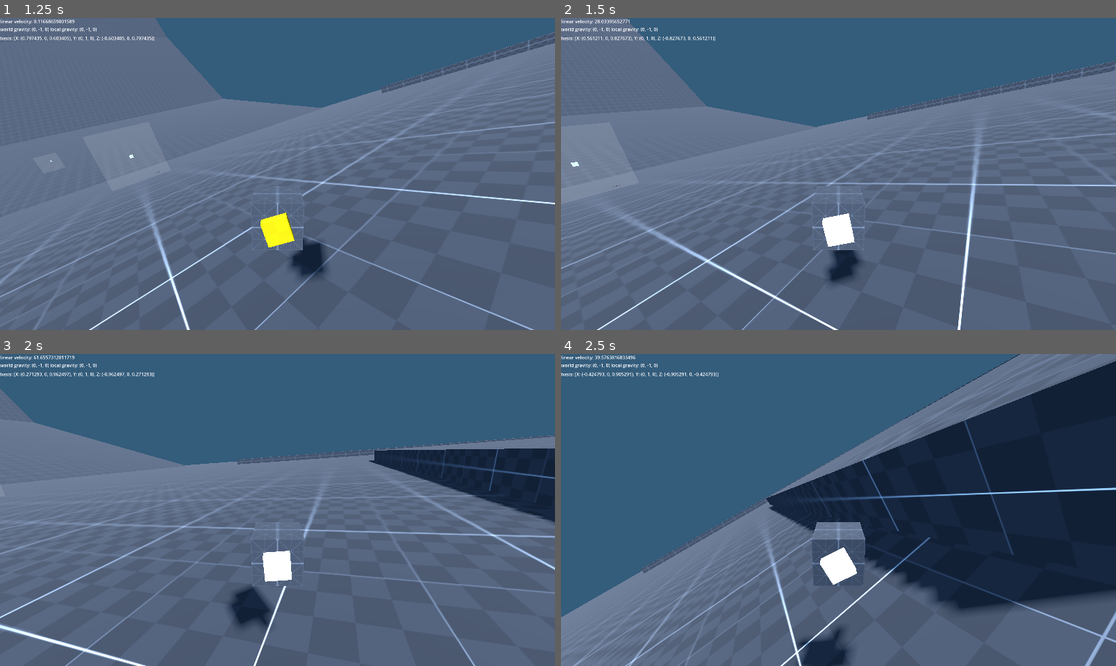
Above: before the commit, frames 1-4 (two rows, left to right).
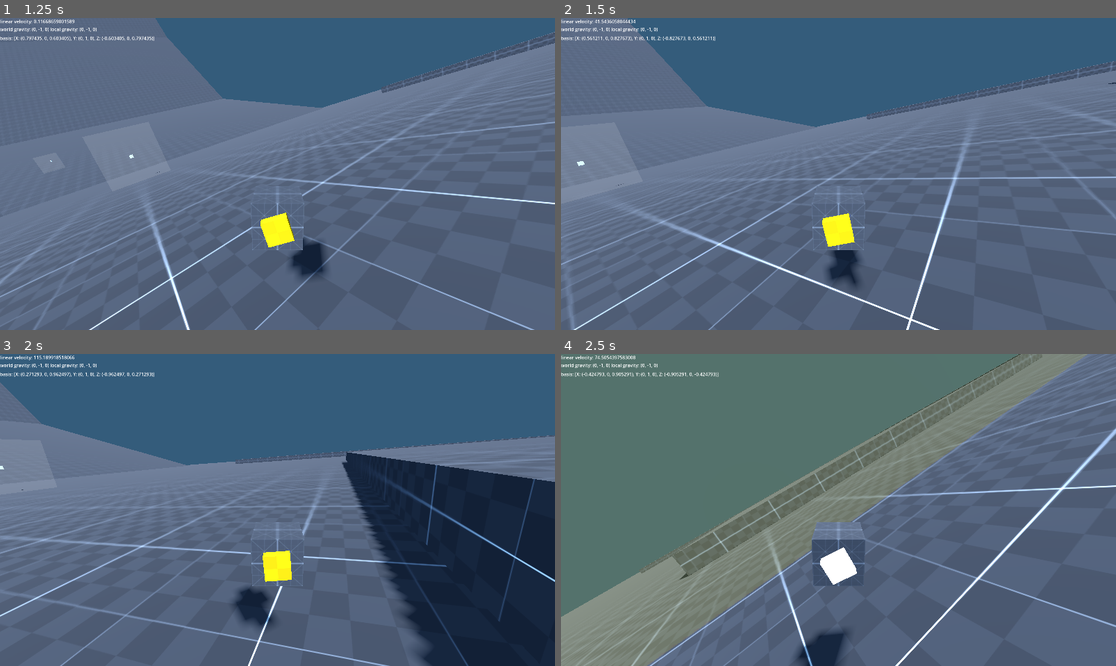
Above: after the commit, the same moments.

Repository: CactusHertz/car-test
Game: Godot game, scene res://level.tscn
Same seed, same stepped clock (60 frames per second), same inputs: the game is played once before the commit and once after it.
Inputs:
- Up to frame 1 (1.25 s): hold D (move_right) from 0.53 s (still down); hold Space (boost) from 0.53 s (still down)
- Up to frame 2 (1.5 s): release D (move_right) at 1.28 s; release Space (boost) at 1.28 s; hold S (move_back) from 1.28 s (still down); tap Space (boost) at 1.35 s
- Up to frame 3 (2 s): keep holding S (move_back)
- Up to frame 4 (2.5 s): release S (move_back) at 2.03 s; hold D (move_right) from 2.03 s (still down); hold Shift (drift) from 2.03 s (still down); tap Space (boost) at 2.3 s

Frame 1 is identical in both runs. In frame 2, 5.6% of the frame differs, in the area x 0-100%, y 0-100%; in frame 3, 23%; in frame 4, 77%.

Commit message:
Add boost zones

Diff:
--- /dev/null
+++ b/BoostZone.gd
@@ -0,0 +1,12 @@
+extends Area3D
+
+
+func _on_body_entered(body):
+	if body.is_in_group("car"):
+		print("in_boost")
+		body.start_boost()
+
+
+func _on_body_exited(body):
+	if body.is_in_group("car"):
+		body.end_boost()
--- a/Car_rb.gd
+++ b/Car_rb.gd
@@ -45,15 +45,19 @@
 	linear_velocity = Vector3.ZERO
 	angular_velocity = Vector3.ZERO
 
+func _process(delta):
+	if Input.is_action_just_pressed("ui_cancel"):
+		get_tree().quit()
+
 # state.step = delta
 func _integrate_forces(state) -> void:
 
 	if Input.is_action_pressed("boost"):
-		max_speed = boost_speed
-		state_indicator.material_override.albedo_color = Color.ORANGE
+		start_boost()
 	else:
-		max_speed = speed
-		state_indicator.material_override.albedo_color = Color.WHITE
+		pass
+		#end_boost()
+
 
 	if position.y < max_depth or Input.is_action_just_pressed("respawn"):
 		respawn()
@@ -78,8 +82,6 @@
 
 
 func get_model_oriented_input(input_vector) -> Vector3:
-
-	var raw_input = input_vector.x
 	if Input.is_action_pressed("drift"):
 		max_steering_factor = drift_steering_factor
 		steering_tilt = drift_steering_factor * 2
@@ -88,7 +90,7 @@
 		steering_tilt = steering_factor * 2
 
 	var input := Vector3.ZERO
-	input.x = raw_input * max_steering_factor
+	input.x = input_vector.x * max_steering_factor
 	input.z = 1.0
 
 	return input.normalized()
@@ -119,3 +121,12 @@
 	mph_lable.text = "linear velocity: " + str(linear_velocity.length())
 	gravity_lable.text = "world gravity: " + str(world_gravity) + " local gravity: " + str(local_gravity)
 	basis_lable.text = "basis: " + str(basis)
+
+
+func start_boost():
+	max_speed = boost_speed
+	state_indicator.material_override.albedo_color = Color.ORANGE
+
+func end_boost():
+	max_speed = speed
+	state_indicator.material_override.albedo_color = Color.WHITE
--- /dev/null
+++ b/boost_zone.tscn
@@ -0,0 +1,27 @@
+[gd_scene load_steps=5 format=3 uid="uid://c47d23skd8f0x"]
+
+[ext_resource type="Script" path="res://BoostZone.gd" id="1_32rji"]
+
+[sub_resource type="BoxShape3D" id="BoxShape3D_8mhkr"]
+size = Vector3(16, 16, 128)
+
+[sub_resource type="StandardMaterial3D" id="StandardMaterial3D_hhvbx"]
+transparency = 1
+albedo_color = Color(1, 0.498039, 0, 0.156863)
+
+[sub_resource type="BoxMesh" id="BoxMesh_jlil8"]
+size = Vector3(16, 16, 128)
+
+[node name="BoostZone" type="Area3D"]
+script = ExtResource("1_32rji")
+
+[node name="HitBox" type="CollisionShape3D" parent="."]
+transform = Transform3D(1, 0, 0, 0, 1, 0, 0, 0, 1, 2.08165e-12, 8, 2.08165e-12)
+shape = SubResource("BoxShape3D_8mhkr")
+
+[node name="MeshInstance3D" type="MeshInstance3D" parent="HitBox"]
+material_override = SubResource("StandardMaterial3D_hhvbx")
+mesh = SubResource("BoxMesh_jlil8")
+
+[connection signal="body_entered" from="." to="." method="_on_body_entered"]
+[connection signal="body_exited" from="." to="." method="_on_body_exited"]
--- a/level.tscn
+++ b/level.tscn
@@ -1,8 +1,9 @@
-[gd_scene load_steps=9 format=3 uid="uid://bt2tx543l1elf"]
+[gd_scene load_steps=10 format=3 uid="uid://bt2tx543l1elf"]
 
 [ext_resource type="Texture2D" uid="uid://bdtms0r6m378d" path="res://Textures/texture_07.png" id="1_sobvr"]
 [ext_resource type="PackedScene" uid="uid://bb8x763ruul7r" path="res://Car_rb.tscn" id="2_xqhmb"]
 [ext_resource type="PackedScene" uid="uid://do7kjl84jbw43" path="res://check_point.tscn" id="3_1kxrf"]
+[ext_resource type="PackedScene" uid="uid://c47d23skd8f0x" path="res://boost_zone.tscn" id="4_px4ug"]
 
 [sub_resource type="Environment" id="Environment_esxsr"]
 background_mode = 1
@@ -239,3 +240,6 @@
 material_override = SubResource("StandardMaterial3D_7a4j5")
 use_collision = true
 size = Vector3(188, 4, 23)
+
+[node name="BoostZone" parent="." instance=ExtResource("4_px4ug")]
+transform = Transform3D(1, 0, 0, 0, 1, 0, 0, 0, 1, -62.2206, 7.62939e-06, 37.2832)
